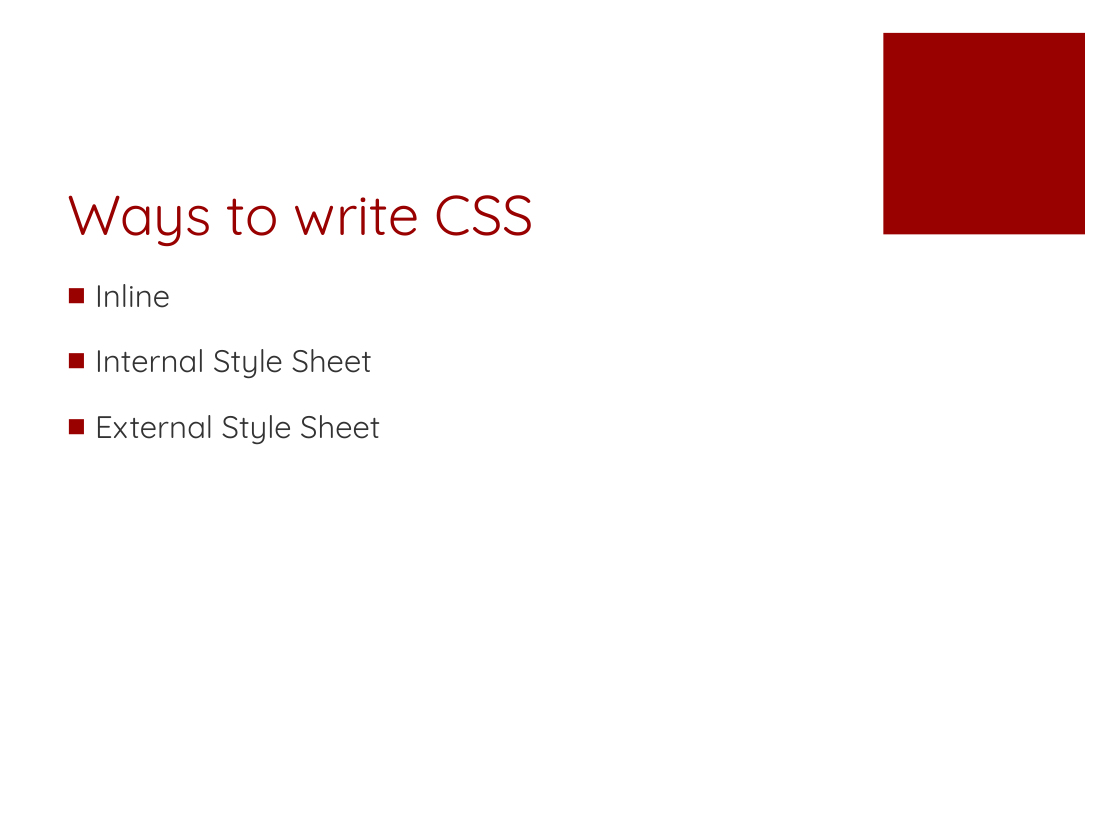
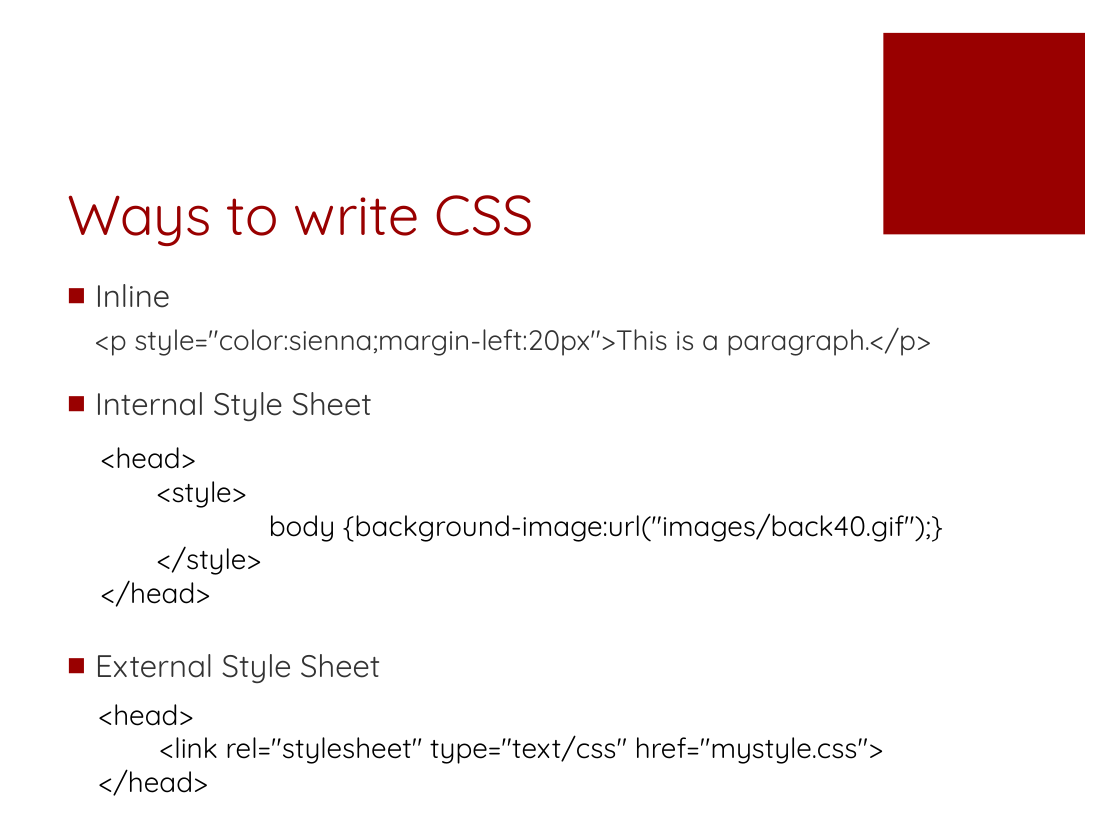
Before and after one commit to fuying/frondendtraining, a slide deck: slide 12 of CSS/CSS.pptx (slide 11 before the commit). Drawn at 1120x840 pixels with LibreOffice and Linux fonts; fonts in the diff are those of the drawing. Boxes give left, top, right and bottom in pixels: in the first picture for what was removed or moved away, otherwise in the second. Text is boxed around its words. In the diff, an @@ line names an element or a change of style, - is before the commit and + after.

```diff
--- a/CSS/CSS.pptx
+++ b/CSS/CSS.pptx
@@ text at [95, 328, 931, 356]: paragraph added @@
+  <p style="color:sienna;margin-left:20px">This is a paragraph.</p>
@@ text added at [101, 447, 943, 684], 18 pt, text #000000 @@
+<head>
+  <style>
+  body {background-image:url("images/back40.gif");}
+  </style>
+</head>
@@ text added at [99, 704, 883, 796], 18 pt, text #000000 @@
+<head>
+<link rel="stylesheet" type="text/css" href="mystyle.css">
+</head>
```
Also in this commit, not shown: 2 other slides changed.
